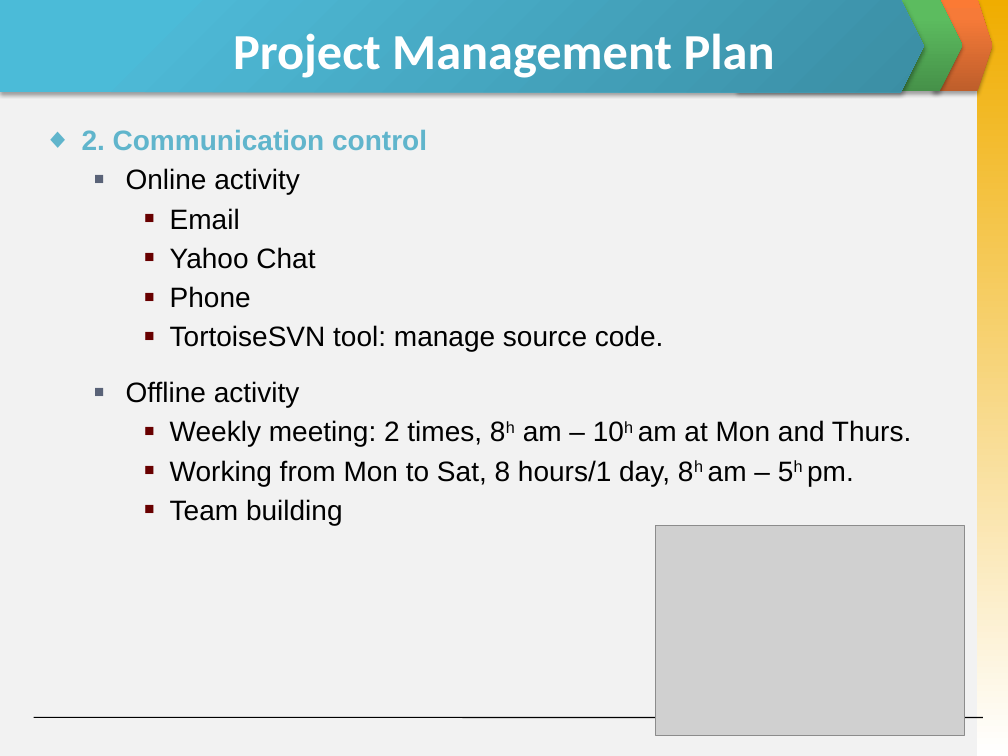
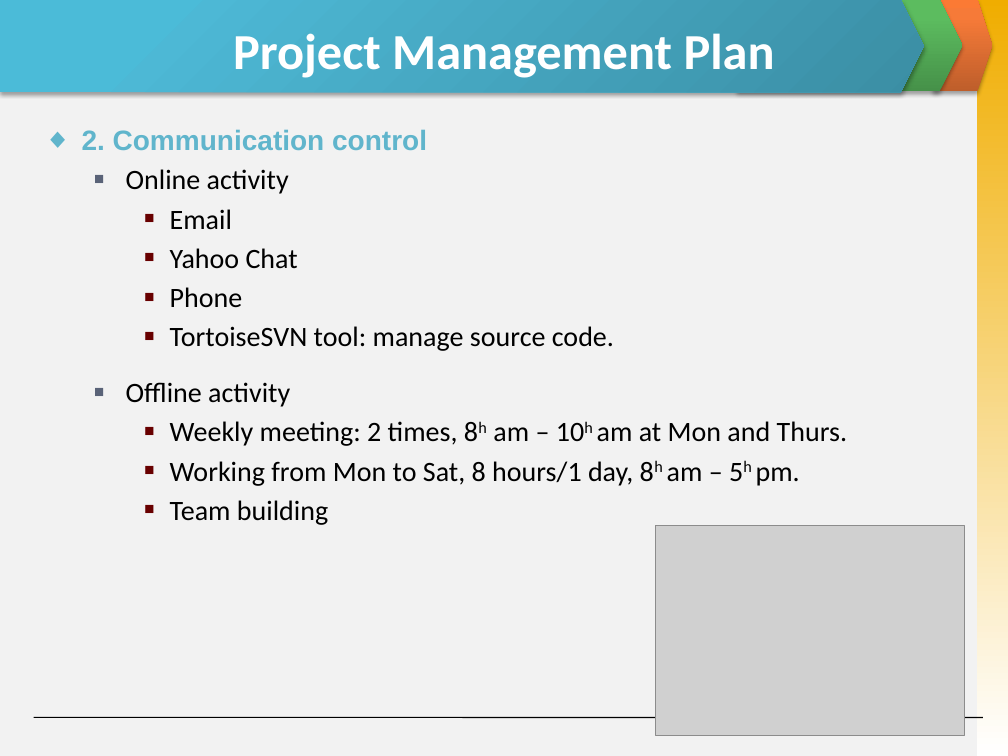
Before and after one commit to invisibleghost/e-learning-website, a slide deck: slide 11 of Document/Final report/Slide Present E-Learning.pptx (slide 12 before the commit). Drawn at 1008x756 pixels with LibreOffice and Linux fonts; fonts in the diff are those of the drawing; grey boxes stand for pictures. Boxes give left, top, right and bottom in pixels: in the first picture for what was removed or moved away, otherwise in the second. Text is boxed around its words. In the diff, an @@ line names an element or a change of style, - is before the commit and + after.

```diff
--- a/Document/Final report/Slide Present E-Learning.pptx
+++ b/Document/Final report/Slide Present E-Learning.pptx
@@ text at (x1=126, y1=169, x2=847, y2=525): font Arial to Calibri in "Online activity", "Email", "Yahoo Chat", "Phone" and 5 more places @@
```
Also in this commit, not shown: 6 other slides changed, 1 slide added, 1 slide removed.
